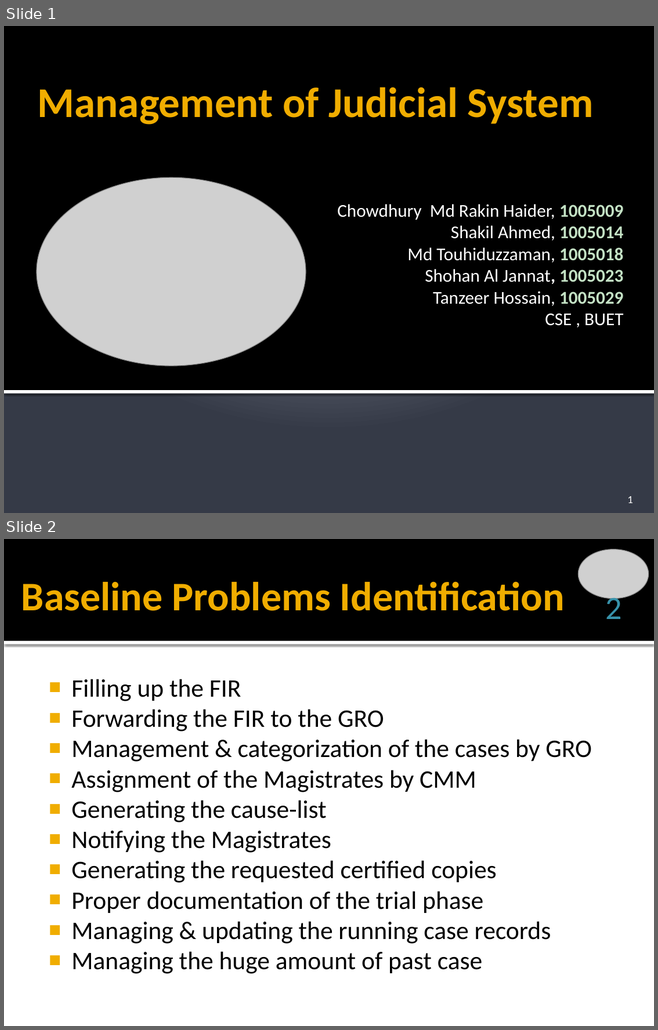
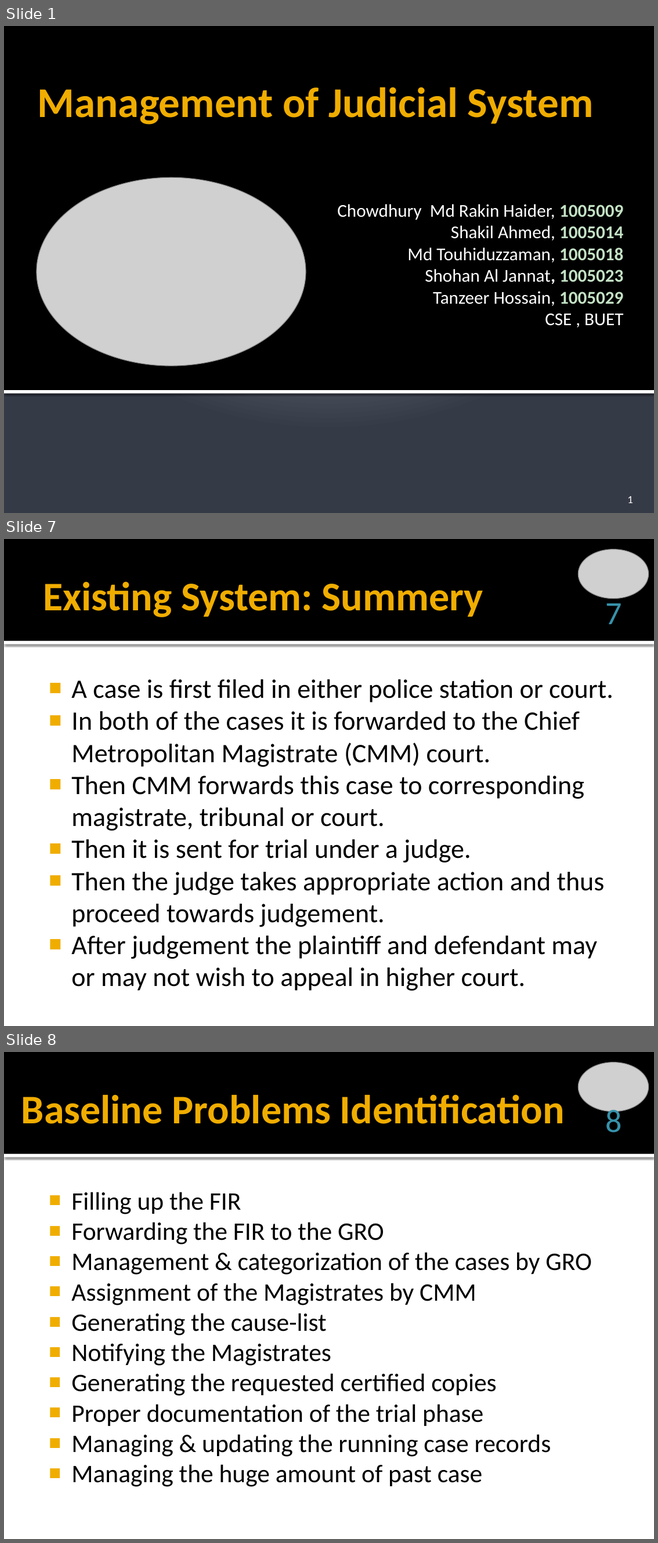
Before and after one commit to Touhid18/CSE308-Management_of_Judicial_System-1005009_1005014_1005018_1005023_1005029, a slide deck: ISD_Management_of_Judicial_System_P2.pptx. Shown one above the other, each under a label of ours: slides 1 and 2 before the commit, slides 1, 7 and 8 after it; the slides between them are not shown. The pictures are 658x1030 and 658x1543 pixels, drawn with LibreOffice and Linux fonts; fonts in the diff are those of the drawing; grey boxes stand for pictures. Boxes give left, top, right and bottom in pixels: in the first picture for what was removed or moved away, otherwise in the second. Text is boxed around its words. In the diff, an @@ line names an element or a change of style, - is before the commit and + after.

```diff
--- a/ISD_Management_of_Judicial_System_P2.pptx
+++ b/ISD_Management_of_Judicial_System_P2.pptx
@@ slide 7 added at [4,539,654,1026], background #FFFFFF; not listed: 2 template elements that a slide beside it also shows @@
@@ picture added at [578,549,648,599] @@
@@ title added at [43,581,483,617], 45 pt, text #F0AD00, bold @@
+Existing System: Summery
@@ page number added at [605,597,622,624], 36 pt, text #3792AA @@
+7
@@ text added at [71,679,613,991], 29.6 pt, text #000000 @@
+■ A case is first filed in either police station or court.
+■ In both of the cases it is forwarded to the Chief Metropolitan Magistrate (CMM) court.
+■ Then CMM forwards this case to corresponding magistrate, tribunal or court.
+■ Then it is sent for trial under a judge.
+■ Then the judge takes appropriate action and thus proceed towards judgement.
+■ After judgement the plaintiff and defendant may or may not wish to appeal in higher court.
@@ what was slide 2 is now slide 8 @@
@@ page number at [605,1105,622,1133]: text changed @@
-2
+8
```
Also in this commit, not shown: 2 slides changed, 6 other slides added, 1 other file.
